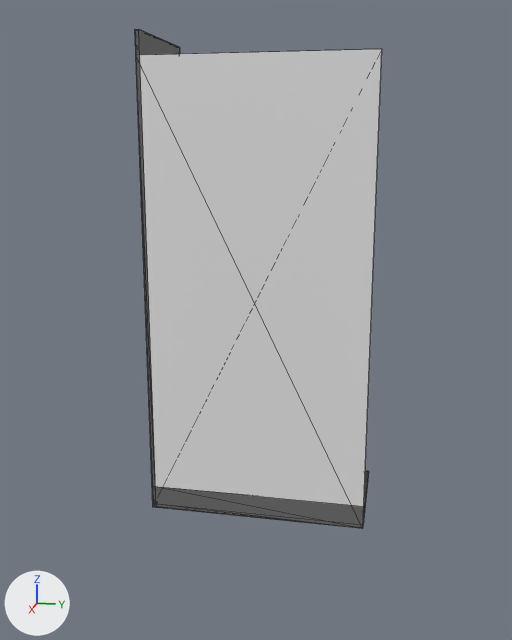
What one commit did to the glTF model public/glb/TA.glb.
The view is the same before and after, from a 50 mm camera at (2.95, 1.09, 1.69) aimed at (0.05, 0.51, 0.96). Lighting does not change. The marker at lower left points along +X, +Y and +Z. Mesh edges are drawn as thin lines. Vertices at the same position are counted once.

The scene before the commit, as lines of its bpy script (objects in view):
```python
ob_bia_phai = bpy.data.objects.new('BIA-PHAI', me_g_object_001)
ob_bia_phai.location = (-0.56, 0.0, 0.0)
ob_bia_trai = bpy.data.objects.new('BIA-TRAI', me_g_object)
ob_bia_trai.location = (-0.56, 0.0, 0.0)
ob_chan_sau = bpy.data.objects.new('CHAN-SAU', me_g_object_004)
ob_chan_sau.location = (-0.017, 0.0, 0.0)
ob_chan_truoc = bpy.data.objects.new('CHAN-TRUOC', me_g_object_006)
ob_chan_truoc.location = (-0.017, 0.0, 0.0)
ob_day = bpy.data.objects.new('DAY', me_g_object_007)
ob_day.location = (-0.56, 0.0, 0.0)
ob_hau = bpy.data.objects.new('HAU', me_g_object_005)
ob_hau.location = (-0.008, 0.0, 0.0)
ob_noc = bpy.data.objects.new('NOC', me_g_object_003)
ob_noc.location = (-0.56, 0.0, 0.0)
```
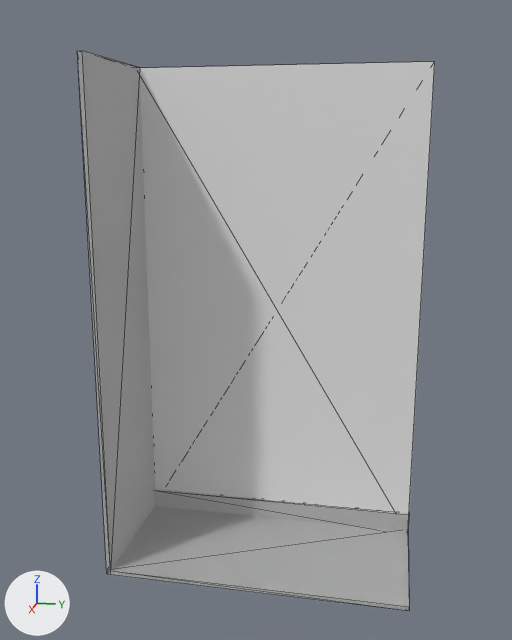
Where the change shows, as pixel boxes (x1, y1, x2, y2) in the pictures (512 x 640 px; the box of a moved part takes in the faces that stretch with it):
'HAU', mesh rescaled, moved (20% wider)
    before: (136, 49, 382, 528)
    after: (140, 61, 435, 514)
'BIA-TRAI', mesh rescaled, reshaped, moved
    before: (139, 29, 180, 55)
    after: (77, 51, 155, 574)
'NOC', mesh rescaled, moved
    before: (154, 471, 369, 528)
    after: (107, 506, 409, 611)
'BIA-PHAI', mesh rescaled, moved
    before: (135, 29, 156, 507)
    after: (78, 52, 155, 570)
'CHAN-SAU', reshaped, moved
    before: (152, 486, 364, 528)
    after: (155, 490, 409, 531)
'CHAN-TRUOC', reshaped, moved (not visible before)
    after: (154, 489, 409, 532)
'DAY', mesh rescaled, reshaped, moved (not visible before)
    after: (107, 507, 409, 611)
part 1 of me_g_object_001, moved or reshaped
    before: (135, 29, 156, 507)
    after: (77, 51, 155, 574)

The change, as a diff of the scene's bpy script:
```diff
--- a/public/glb/TA.glb.py
+++ b/public/glb/TA.glb.py
@@ me_g_object_001 @@
 me_g_object_001.from_pydata(...)  # 8 vertices, 12 faces; spans x 0.0..0.56, y 0.0..0.02, z 0.0..2.15
 # used by ob_bia_phai; location = (-0.56, 0.0, 0.0)
+# me_g_object_001 part 1: the whole mesh is scaled about the mesh origin by (1, 1, 0.93)
 me_g_object_001.materials.append(mat_material)
@@ me_g_object_003 @@
 me_g_object_003.from_pydata(...)  # 8 vertices, 12 faces; spans x 0.0..0.56, y 0.0..1.0, z 0.0..0.017
 # used by ob_noc; location = (-0.56, 0.0, 0.0)
+# me_g_object_003 part 2: the whole mesh is scaled about the mesh origin by (1, 1.2, 1)
 me_g_object_003.materials.append(mat_material)
@@ me_g_object_005 @@
 me_g_object_005.from_pydata(...)  # 8 vertices, 12 faces; spans x 0.0..0.01, y 0.0..1.0, z 0.0..2.05
 # used by ob_hau; location = (-0.008, 0.0, 0.0)
+# me_g_object_005 part 4: the whole mesh is scaled about the mesh origin by (1, 1.2, 0.976)
 me_g_object_005.materials.append(mat_material)
@@ me_g_object_006 @@
 # used by ob_chan_truoc; location = (-0.017, 0.0, 0.0)
-me_g_object_006.from_pydata(...)  # 8 vertices, 12 faces; spans x 0.0..0.017, y 0.0..1.0, z 0.0..0.11
+me_g_object_006.from_pydata(...)  # 8 vertices, 12 faces; spans x 0.0..0.017, y 0.0..1.2, z 0.0..0.1
+# me_g_object_006 part 3
+# 4 vertices are removed from x 0.0..0.017, y 0.0..1.0, z 0.0..0.11
+# 12 faces are deleted
+# 2 vertices move from x 0.0..0.017, y 1.0, z 0.11 to x 0.0..0.017, y 1.2, z 0.1
+# 4 vertices are added at (0.017, 0.0, 0.1), (0.0, 0.0, 0.1), (0.017, 1.2, 0.0), (0.0, 1.2, 0.0)
+# 12 new faces join them
 me_g_object_006.materials.append(mat_material)
@@ ob_bia_trai @@
-ob_bia_trai = bpy.data.objects.new('BIA-TRAI', me_g_object)
-ob_bia_trai.location = (-0.56, 0.0, 0.0)
+ob_bia_trai = bpy.data.objects.new('BIA-TRAI', me_g_object_001)
+ob_bia_trai.location = (0.0, 0.0, 0.0)
@@ ob_bia_phai @@
 ob_bia_phai = bpy.data.objects.new('BIA-PHAI', me_g_object_001)
-ob_bia_phai.location = (-0.56, 0.0, 0.0)
+ob_bia_phai.location = (0.0, 0.0, 0.0)
@@ ob_noc @@
 ob_noc = bpy.data.objects.new('NOC', me_g_object_003)
-ob_noc.location = (-0.56, 0.0, 0.0)
+ob_noc.location = (0.0, 0.0, 0.0)
@@ ob_chan_sau @@
-ob_chan_sau = bpy.data.objects.new('CHAN-SAU', me_g_object_004)
-ob_chan_sau.location = (-0.017, 0.0, 0.0)
+ob_chan_sau = bpy.data.objects.new('CHAN-SAU', me_g_object_006)
+ob_chan_sau.location = (0.0, 0.0, 0.0)
@@ ob_hau @@
 ob_hau = bpy.data.objects.new('HAU', me_g_object_005)
-ob_hau.location = (-0.008, 0.0, 0.0)
+ob_hau.location = (0.0, 0.0, 0.0)
@@ ob_chan_truoc @@
 ob_chan_truoc = bpy.data.objects.new('CHAN-TRUOC', me_g_object_006)
-ob_chan_truoc.location = (-0.017, 0.0, 0.0)
+ob_chan_truoc.location = (0.0, 0.0, 0.0)
@@ ob_day @@
-ob_day = bpy.data.objects.new('DAY', me_g_object_007)
-ob_day.location = (-0.56, 0.0, 0.0)
+ob_day = bpy.data.objects.new('DAY', me_g_object_003)
+ob_day.location = (0.0, 0.0, 0.0)
```
